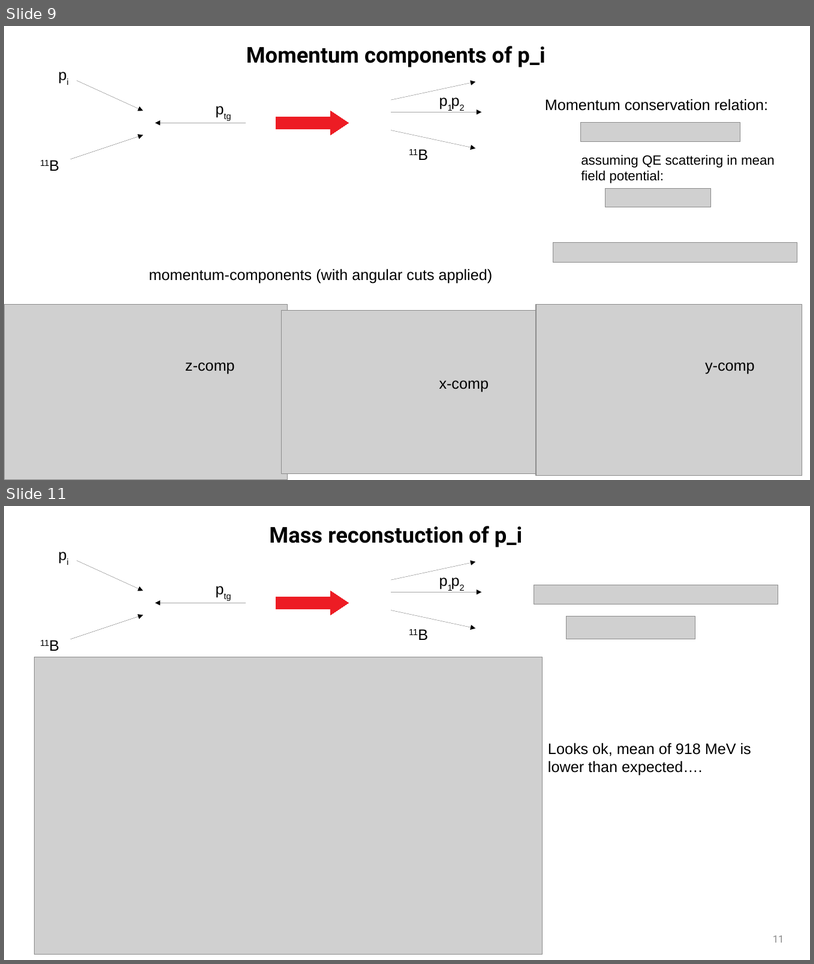
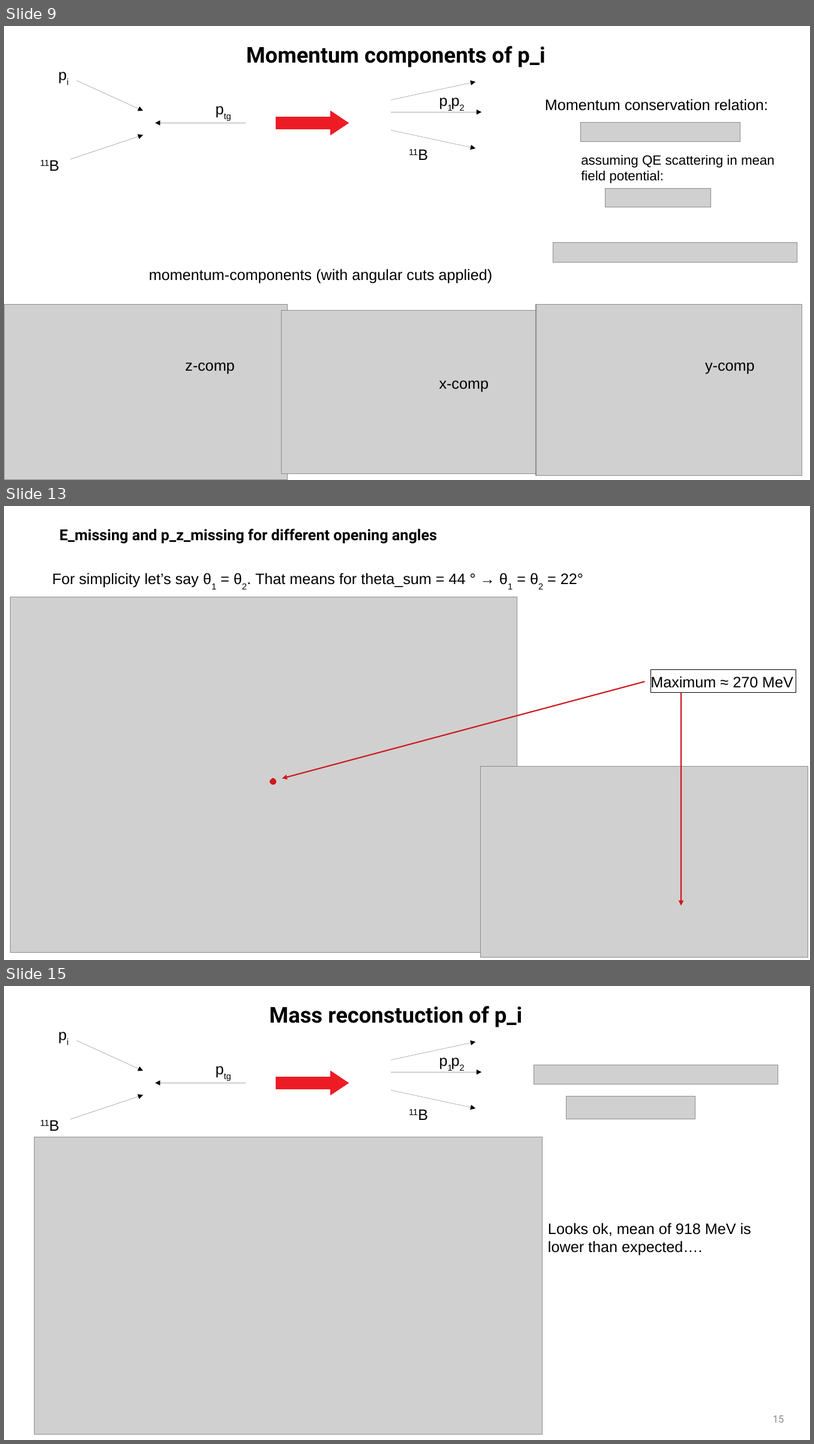
Before and after one commit to jenegger/2021_psi_pres, a slide deck: analysis.odp. Shown one above the other, each under a label of ours: slides 9 and 11 before the commit, slides 9, 13 and 15 after it; the slides between them are not shown. The pictures are 814x964 and 814x1444 pixels, drawn with LibreOffice and Linux fonts; fonts in the diff are those of the drawing; grey boxes stand for pictures; background and template pictures are left out. Boxes give left, top, right and bottom in pixels: in the first picture for what was removed or moved away, otherwise in the second. Text is boxed around its words. In the diff, an @@ line names an element or a change of style, - is before the commit and + after.

```diff
--- a/analysis.odp
+++ b/analysis.odp
@@ slide 13 added at (4,506,810,960), background #FFFFFF @@
@@ title added at (59,529,437,544), 18 pt, text #000000, bold @@
+E_missing and p_z_missing for different opening angles
@@ text added at (52,573,584,588), 18 pt, text #000000 @@
+For simplicity let’s say θ1 = θ2. That means for theta_sum = 44 ° → θ1 = θ2 = 22°
@@ picture added at (10,597,518,952) @@
@@ arrow added from (645, 681) to (282, 778), #CE181E 1.5 pt @@
@@ text added at (651,675,794,690), 18 pt, text #000000 @@
+Maximum ≈ 270 MeV
@@ rectangle added at (651,669,797,693), fill #FFFFFF, outline #000000 0 pt @@
@@ arrow added from (681, 693) to (681, 905), #CE181E 1.5 pt @@
@@ picture added at (482,766,809,957) @@
@@ ellipse added at (270,778,276,784), fill #CE181E, outline #CE181E 0 pt @@
@@ what was slide 11 is now slide 15 @@
@@ page number at (773,1415,785,1422): text changed @@
-11
+15
```
Also in this commit, not shown: 4 slides changed, 6 other slides added, 9 other files.
